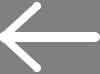
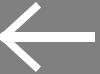
Comparing the layer stacks of the two 100 x 74 images. Changes:
hid "Ellipse 1 copy 2" over <box>95,32,100,42</box>
hid "Ellipse 1 copy" over <box>33,64,41,72</box>
hid "Ellipse 1" over <box>33,2,41,10</box>
painted on "Shape 1 copy 3" over <box>0,2,35,72</box>
